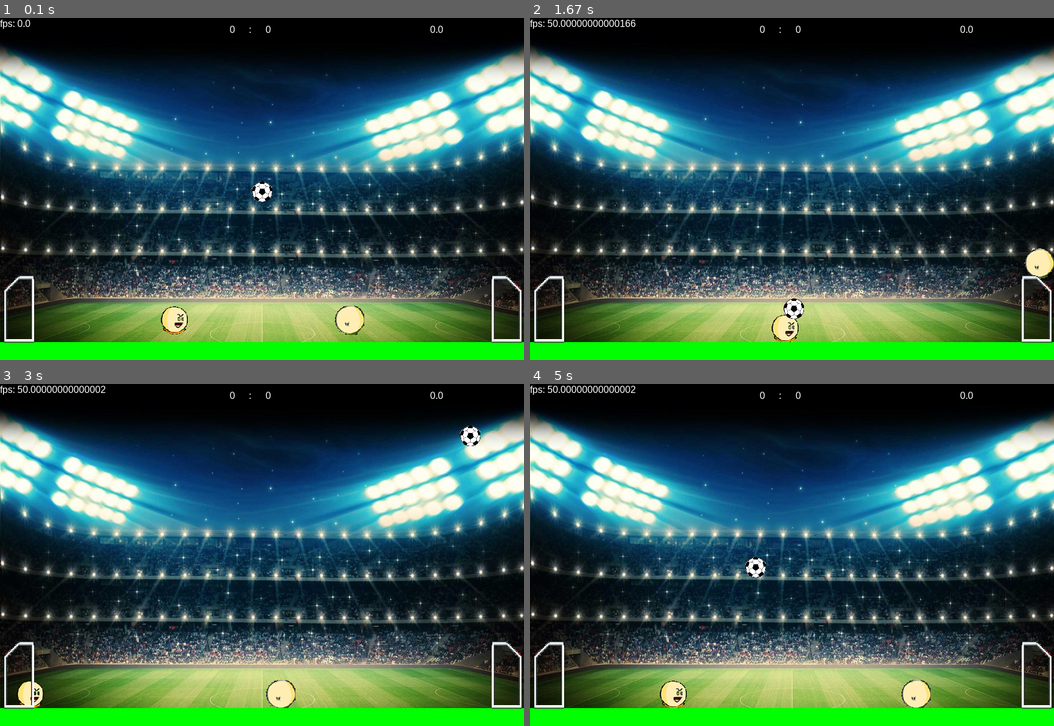
Above: before the commit, frames 1-4 (two rows, left to right).
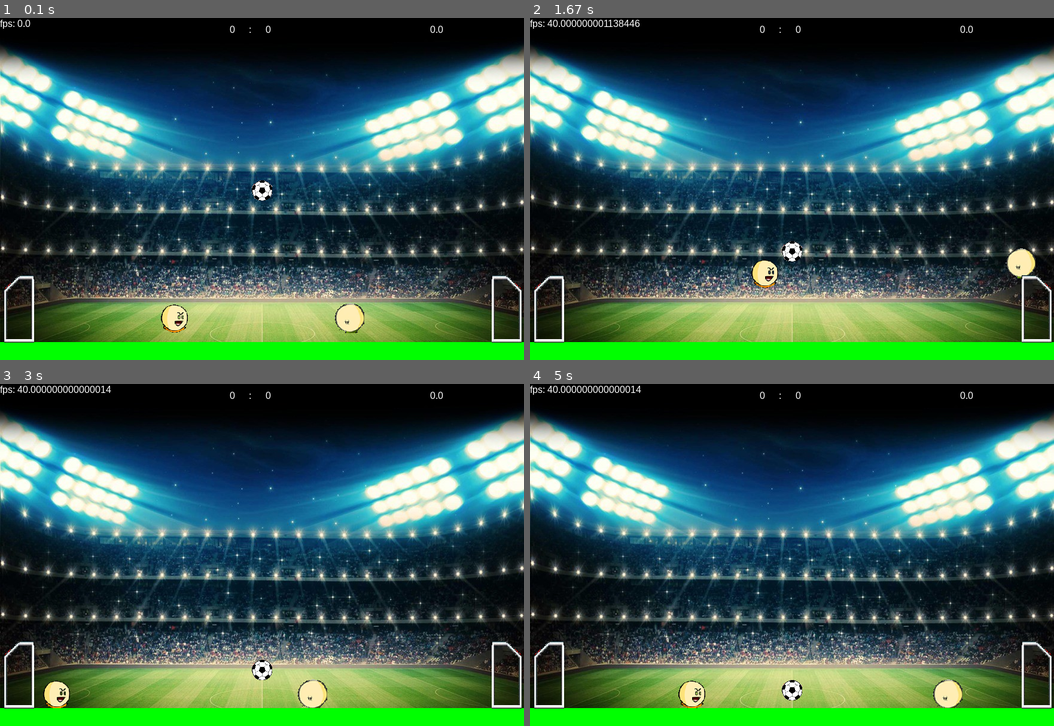
Above: after the commit, the same moments.

Repository: pedrooa/Projeto-Final
Game: pygame game, started from main_2.py
Two runs of this game, one before a commit and one after it. Both use one fixed random seed, a clock stepped at 60 frames per second and the inputs below.
Inputs:
- Up to frame 1 (0.1 s): no input
- Up to frame 2 (1.67 s): hold Right 0.33-0.8 s; hold Up 0.83-1.13 s; hold W 0.83-1.13 s; hold Right 1.17-1.63 s; hold D 1.17-1.63 s
- Up to frame 3 (3 s): hold Left 1.67-2.2 s; hold A 1.67-2.2 s; hold Down 2.23-2.53 s; hold S 2.23-2.53 s; hold Left 2.57-2.97 s; hold A 2.57-2.97 s
- Up to frame 4 (5 s): hold Up 3-3.37 s; hold W 3-3.37 s; hold Right 3.4-4.03 s; hold D 3.4-4.03 s; hold Down 4.07-4.43 s; hold S 4.07-4.43 s; hold Left 4.47-4.93 s; hold A 4.47-4.93 s; hold Right from 4.97 s (still down); hold D from 4.97 s (still down)

The runs differ from the first frame. In frame 1, 0.4% of the frame differs, in the area x 30-70%, y 47-93%; in frame 2, 1.7%; in frame 3, 1.7%; in frame 4, 1.7%, in the area x 3-83%, y 0-95%.

Commit message:
Add files via upload

Diff:
--- a/settings.py
+++ b/settings.py
@@ -1,7 +1,7 @@
-import pygame
+import pygame as pg
 
 #game settings
-vetor = pygame.math.Vector2
+vetor = pg.math.Vector2
 TRAVE_W = 60
 TRAVE_H = 120
 BOLA_W = 34
@@ -11,7 +11,7 @@
 PLAYER_RAIO = 24
 WIDTH = 876
 HEIGHT = 573
-FPS = 50
+FPS = 40
 # define colors
 WHITE = (255, 255, 255)
 BLACK = (0, 0, 0)
